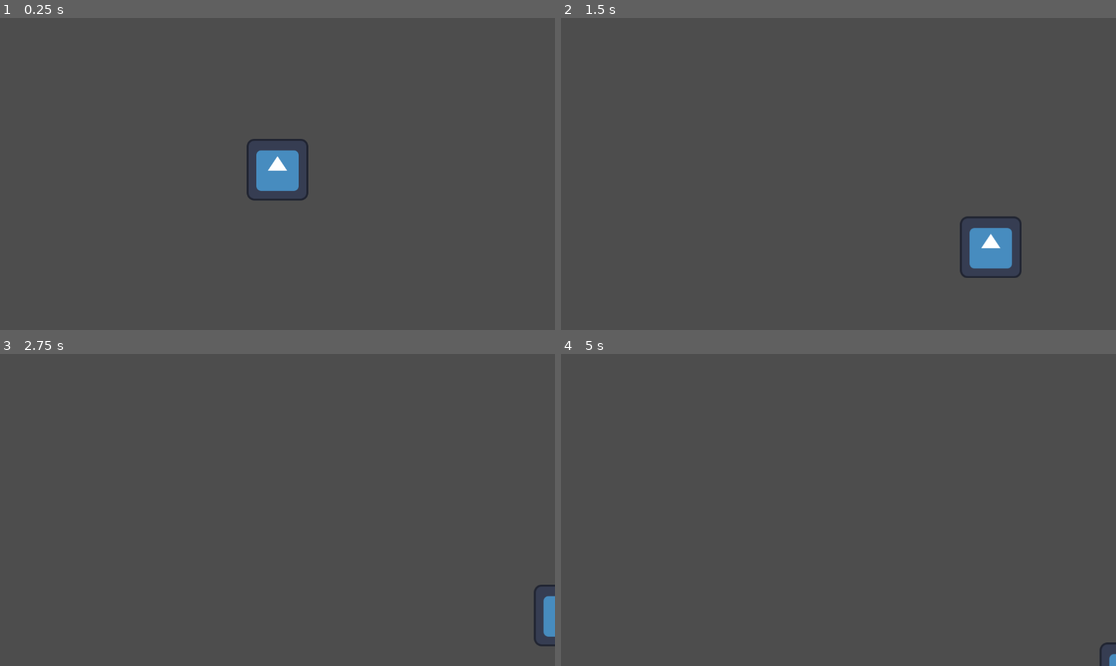
Above: before the commit, frames 1-4 (two rows, left to right).
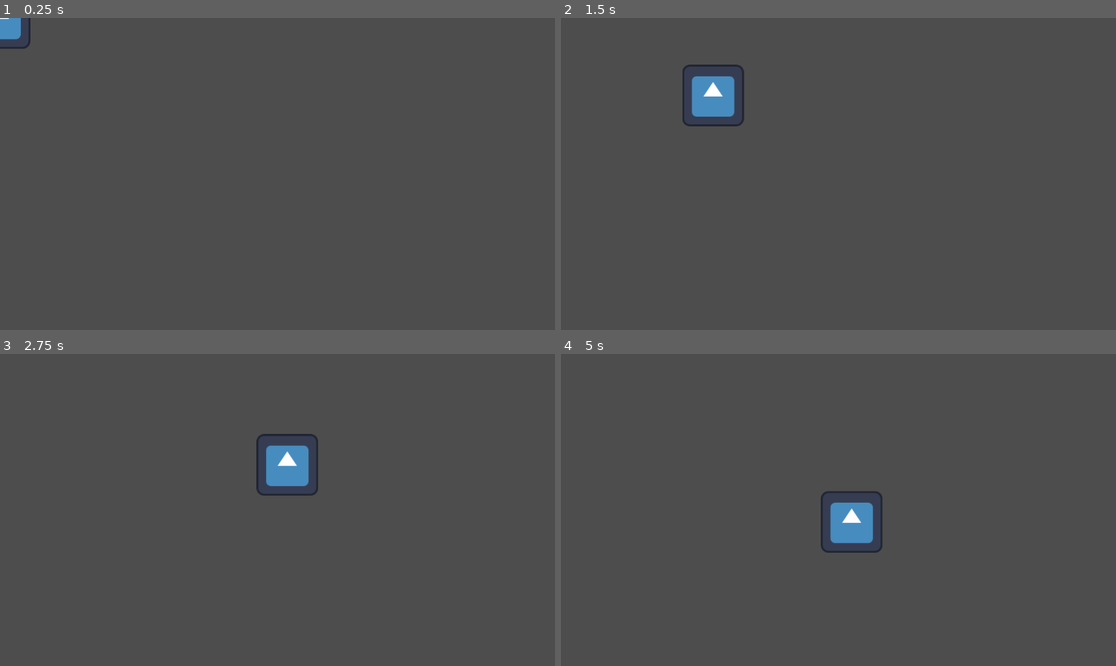
Above: after the commit, the same moments.

Repository: SilentPrincess108/jumpstart_game
Game: Godot game, scene res://scenes/player.tscn
The game is run twice, just before and just after one commit, with the same random seed, the same clock (stepped at 60 frames per second) and the same inputs. The engine's default icon, where the game draws it, is replaced by a stand-in: a white triangle on a blue panel in a dark square.
Inputs (mouse positions are in pixels of both pictures, inside the frame that each line leads up to):
- Up to frame 1 (0.25 s): no input
- Up to frame 2 (1.5 s): tap Enter at 0.5 s; move the mouse to (960, 158) at 0.52 s; press the mouse at (960, 158) at 0.53 s; move the mouse to (727, 189) at 1.27 s; release the mouse at (727, 189) at 1.28 s; click (727, 189) at 1.35 s
- Up to frame 3 (2.75 s): move the mouse to (333, 441) at 2.02 s; press the mouse at (333, 441) at 2.03 s
- Up to frame 4 (5 s): move the mouse to (810, 572) at 2.77 s; release the mouse at (810, 572) at 2.78 s; click (810, 572) at 2.85 s; move the mouse to (1005, 556) at 3.52 s; press the mouse at (1005, 556) at 3.53 s; move the mouse to (672, 463) at 4.27 s; release the mouse at (672, 463) at 4.28 s; click (672, 463) at 4.35 s

The runs differ from the first frame. In frame 1, 1.6% of the frame differs, in the area x 0-56%, y 0-59%; in frame 2, 2.6%, in the area x 21-83%, y 14-84%; in frame 3, 1.7%; in frame 4, 1.4%.

Commit message:
MANAGED TO GET CLICK AND MOGVE WORKING
I JUST MADE A STUPID MISTAKE !!

Diff:
--- a/scenes/player.tscn
+++ b/scenes/player.tscn
@@ -7,12 +7,13 @@
 size = Vector2(128, 128)
 
 [node name="player" type="CharacterBody2D"]
+position = Vector2(-2, 0)
 script = ExtResource("1_g2els")
 
 [node name="Sprite2D" type="Sprite2D" parent="."]
-position = Vector2(576, 315)
+position = Vector2(1, 0)
 texture = ExtResource("1_3vyb7")
 
 [node name="CollisionShape2D" type="CollisionShape2D" parent="."]
-position = Vector2(576, 315)
+position = Vector2(1, 0)
 shape = SubResource("RectangleShape2D_3vyb7")
--- a/scripts/player.gd
+++ b/scripts/player.gd
@@ -1,16 +1,16 @@
 extends CharacterBody2D
 
 @export var speed = 400
-var target
 
-func _ready():
-	target = global_position
+var click_position = Vector2()
+var target_position = Vector2()
 
 func _input(event):
 	if event.is_action_pressed("click"):
-		target = get_global_mouse_position()
+		click_position = get_global_mouse_position()
 
 func _physics_process(delta: float) -> void:
-	velocity = global_position.direction_to(target) * speed
-	if global_position.distance_to(target) > 10:
+	if position.distance_to(click_position) > 3:
+		target_position = (click_position - position).normalized()
+		velocity = target_position * speed
 		move_and_slide()
